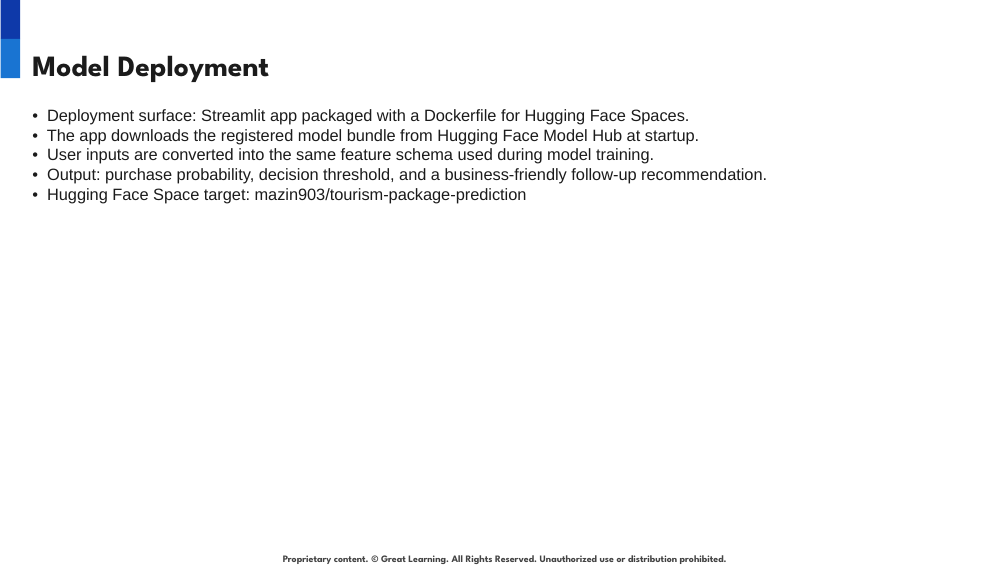
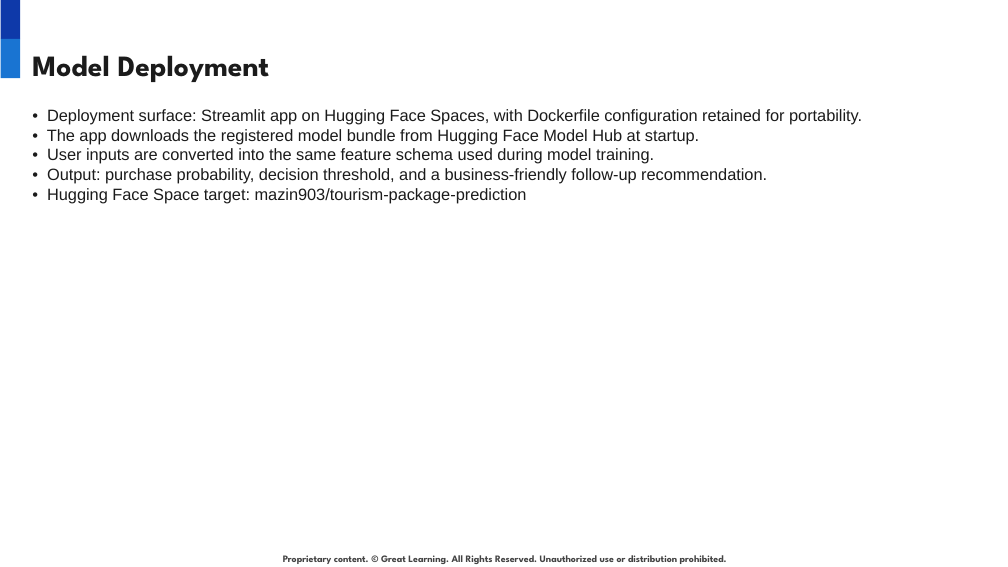
Before and after one commit to mazin903/MLOps-pipeline-on-GitHub, a slide deck: slide 10 of outputs/Tourism_Package_Prediction_MLOps_Presentation.pptx. Drawn at 1008x567 pixels with LibreOffice and Linux fonts; fonts in the diff are those of the drawing; background and template pictures are left out. Boxes give left, top, right and bottom in pixels: in the first picture for what was removed or moved away, otherwise in the second. Text is boxed around its words. In the diff, an @@ line names an element or a change of style, - is before the commit and + after.

Commit message:
Use native Streamlit Space deployment

```diff
--- a/outputs/Tourism_Package_Prediction_MLOps_Presentation.pptx
+++ b/outputs/Tourism_Package_Prediction_MLOps_Presentation.pptx
@@ text at [47, 109, 862, 125]: text changed @@
-• Deployment surface: Streamlit app packaged with a Dockerfile for Hugging Face Spaces.
+• Deployment surface: Streamlit app on Hugging Face Spaces, with Dockerfile configuration retained for portability.
```
Also in this commit, not shown: 4 other files.
